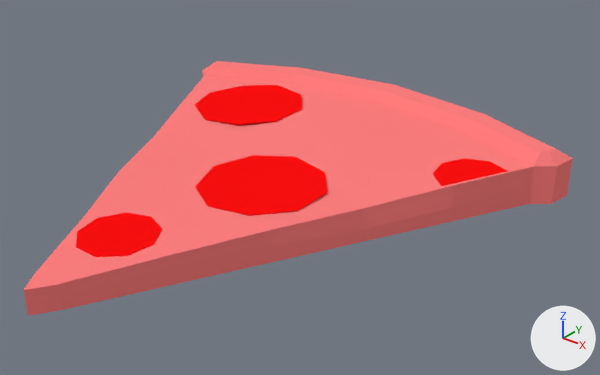
Two versions of the Blender file Assets/NewSlices/BlendFiles/Sausage_Red/RedSlice.blend, one commit apart.
Camera for both pictures: a 50 mm camera at (1.107, -0.67, 0.822) aimed at (0.088, 0.604, 0.032). Arrows for +X, +Y and +Z are at lower right; the lights stay in place.

The first picture shows 'Pizza_Slice'.
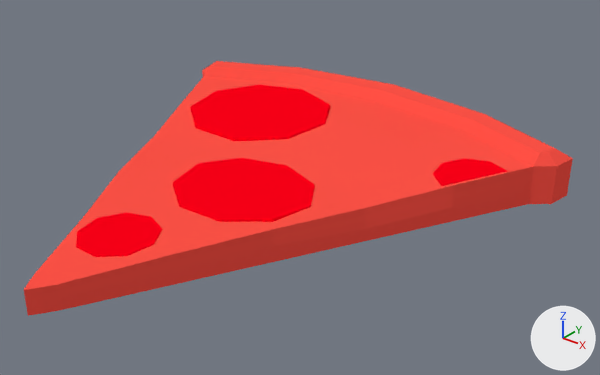
Boxes (x1, y1, x2, y2) around the edits, measured in the pictures (600 x 375 px):
'Pizza_Slice', recoloured, reshaped: (24, 61, 573, 316) in both
part 1 of me_cube_003, rebuilt: before (195, 85, 302, 126); after (190, 85, 331, 141)
part 2 of me_cube_003, rebuilt: before (195, 155, 328, 216); after (172, 158, 315, 222)

Diff of the bpy script that builds the scene:
```diff
--- a/Assets/NewSlices/BlendFiles/Sausage_Red/RedSlice.blend.py
+++ b/Assets/NewSlices/BlendFiles/Sausage_Red/RedSlice.blend.py
@@ mat_red @@
 mat_red = diffuse_material('Red')
-mat_red.base_color = (1.0, 0.212, 0.212)  # red #ff7f7f
+mat_red.base_color = (1.0, 0.0849, 0.0621)  # red #ff5246
@@ me_cube_003 @@
 me_cube_003.from_pydata(...)  # 180 vertices, 153 faces; spans x -0.536..0.536, y -0.032..1.132, z 0.002..0.115
 # used by ob_pizza_slice; location = (0.0, 0.0, 0.0)
+# me_cube_003 part 1: the loose piece of 18 vertices spanning x -0.381..-0.109, y 0.673..0.949, z 0.023..0.099 is rebuilt with 18 vertices and now spans x -0.395..0.021, y 0.605..0.986, z 0.029..0.101
+# me_cube_003 part 2: the loose piece of 18 vertices spanning x -0.068..0.205, y 0.361..0.637, z 0.01..0.083 is rebuilt with 18 vertices and now spans x -0.122..0.236, y 0.309..0.618, z 0.002..0.081
 me_cube_003.materials.append(mat_darkred)
```
